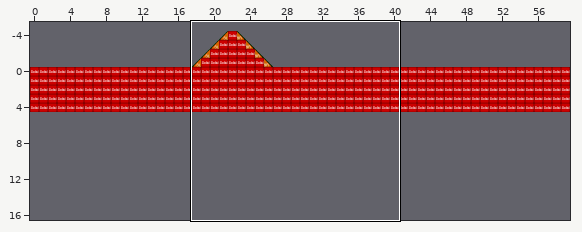
Tiled map: data/level1.tmx. Above: a wide view before the commit, with the close-up outlined.
Close-up. Before the commit:
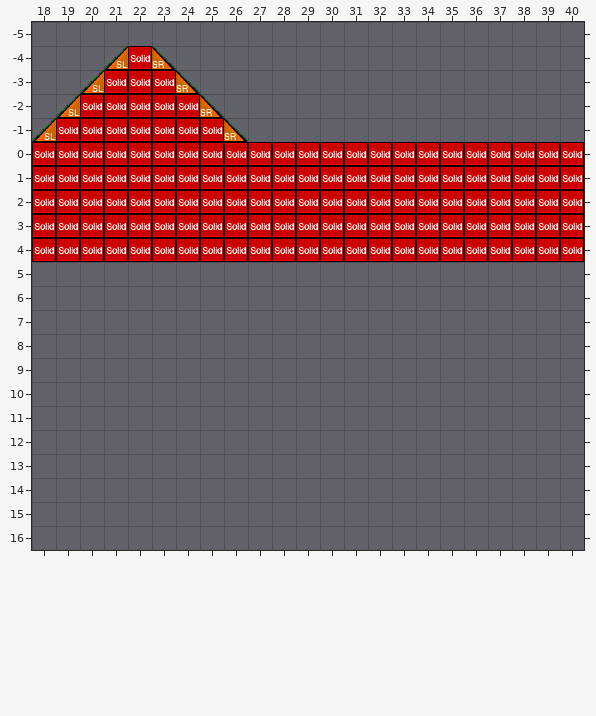
Cells are 32x32 px. Shown: x 18..40, y -5..16. The commit also changed other parts of the map, which this record leaves out. The old version is drawn lined up with the new one.
The same view after the edit:
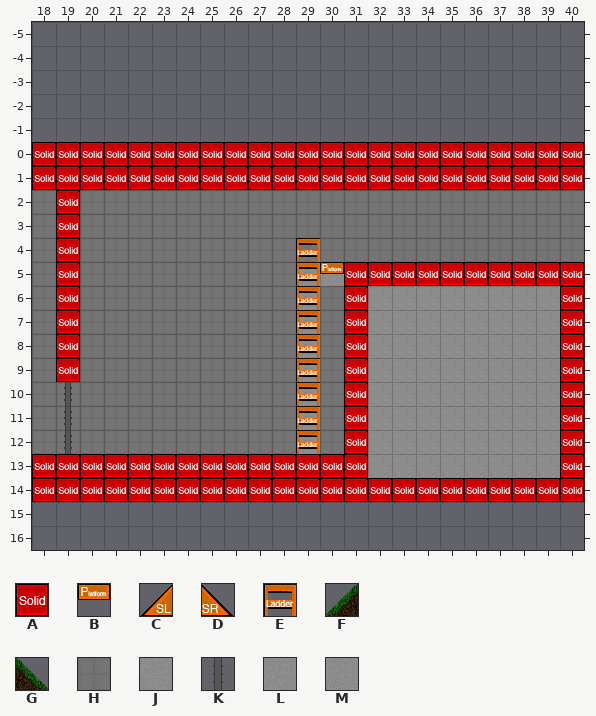
Key: from "meta": A 0 "solid", B 1 "platform", C 2 "lslope", D 3 "rslope", E 4 "ladder"; from "tiles": F 2, G 3, H 5, J 6, K 7, L 8, M 9.
_ is an empty cell, # one hidden under a higher layer, . an unchanged one.
Change:
map size 60x28 -> 60x30 cells (old content now starts at 0,-23; both pictures use the new coordinates)
--- layer "background"
@@ x 18..40 @@
- 2 _._____________________
- 3 _._____________________
- 4 _._____________________
- 5 _.___________..........
- 6 _.___________.________.
- 7 _.___________.________.
- 8 _.___________.________.
- 9 _.___________.________.
-10 _____________.________.
-11 _____________.________.
-12 _____________.________.
-13 ..............________.
+ 2 H.HHHHHHHHHHHHHHHHHHHHH
+ 3 H.HHHHHHHHHHHHHHHHHHHHH
+ 4 H.HHHHHHHHHHHHHHHHHHHHH
+ 5 H.HHHHHHHHHML..........
+ 6 H.HHHHHHHHHMH.JJJJJJJJ.
+ 7 H.HHHHHHHHHMH.JJJJJJJJ.
+ 8 H.HHHHHHHHHMH.JJJJJJJJ.
+ 9 H.HHHHHHHHHMH.JJJJJJJJ.
+10 HHHHHHHHHHHMH.JJJJJJJJ.
+11 HHHHHHHHHHHMH.JJJJJJJJ.
+12 HHHHHHHHHHHMH.JJJJJJJJ.
+13 ..............JJJJJJJJ.
--- layer "foreground"
@@ x 18..26 @@
--4 ...F#G...
--3 ..F###G..
--2 .F#####G.
--1 F#######G
+-4 ...___...
+-3 .._____..
+-2 ._______.
+-1 _________
@@ x 18..40 @@
- 2 #.#####################
- 3 #.#####################
- 4 #.#####################
+ 2 _._____________________
+ 3 _._____________________
+ 4 _._____________________
@@ x 19..19 @@
-10 _
-11 _
-12 _
+10 K
+11 K
+12 K
--- layer "collision"
@@ x 18..26 @@
--4 ...CAD...
--3 ..CAAAD..
--2 .CAAAAAD.
--1 CAAAAAAAD
+-4 ...___...
+-3 .._____..
+-2 ._______.
+-1 _________
@@ x 18..40 @@
- 2 A.AAAAAAAAAAAAAAAAAAAAA
- 3 A.AAAAAAAAAAAAAAAAAAAAA
- 4 A.AAAAAAAAAAAAAAAAAAAAA
- 5 ._.........____________
- 6 ._........._._........_
- 7 ._........._._........_
- 8 ._........._._........_
- 9 ._........._._........_
-10 ..........._._........_
-11 ..........._._........_
-12 ..........._._........_
-13 ______________........_
-14 _______________________
+ 2 _._____________________
+ 3 _._____________________
+ 4 _._________E___________
+ 5 .A.........EBAAAAAAAAAA
+ 6 .A.........E.A........A
+ 7 .A.........E.A........A
+ 8 .A.........E.A........A
+ 9 .A.........E.A........A
+10 ...........E.A........A
+11 ...........E.A........A
+12 ...........E.A........A
+13 AAAAAAAAAAAAAA........A
+14 AAAAAAAAAAAAAAAAAAAAAAA
Pixel boxes of the changes (left, top, right, bottom) in both close-ups:
removed: (32, 46, 248, 142)
changed: (32, 190, 584, 502)
